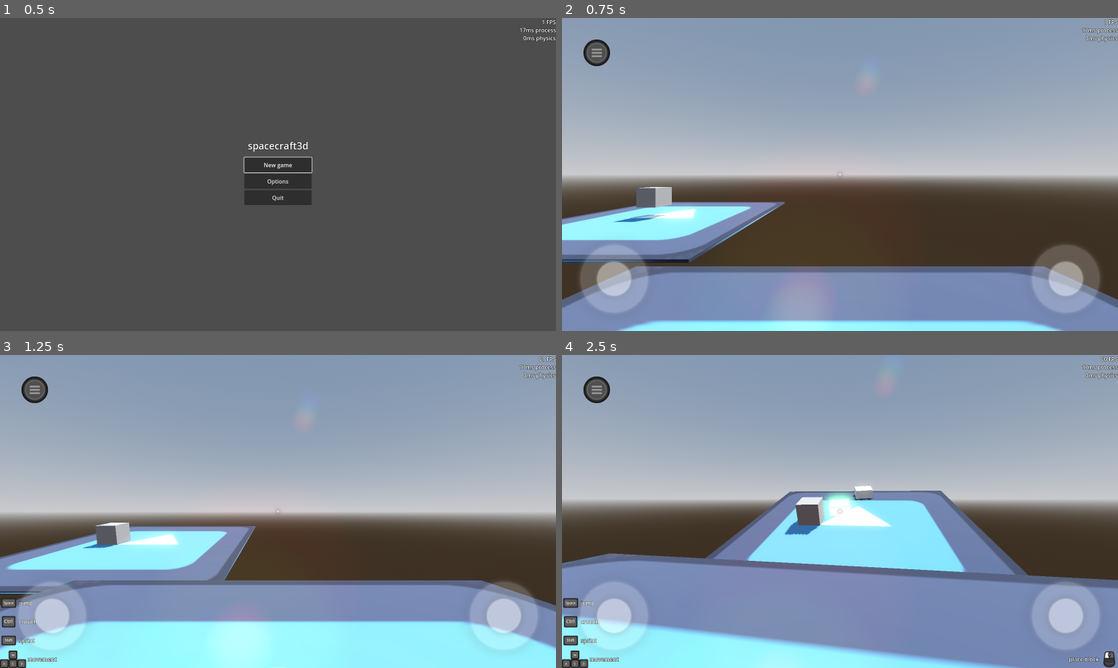
Above: before the commit, frames 1-4 (two rows, left to right).
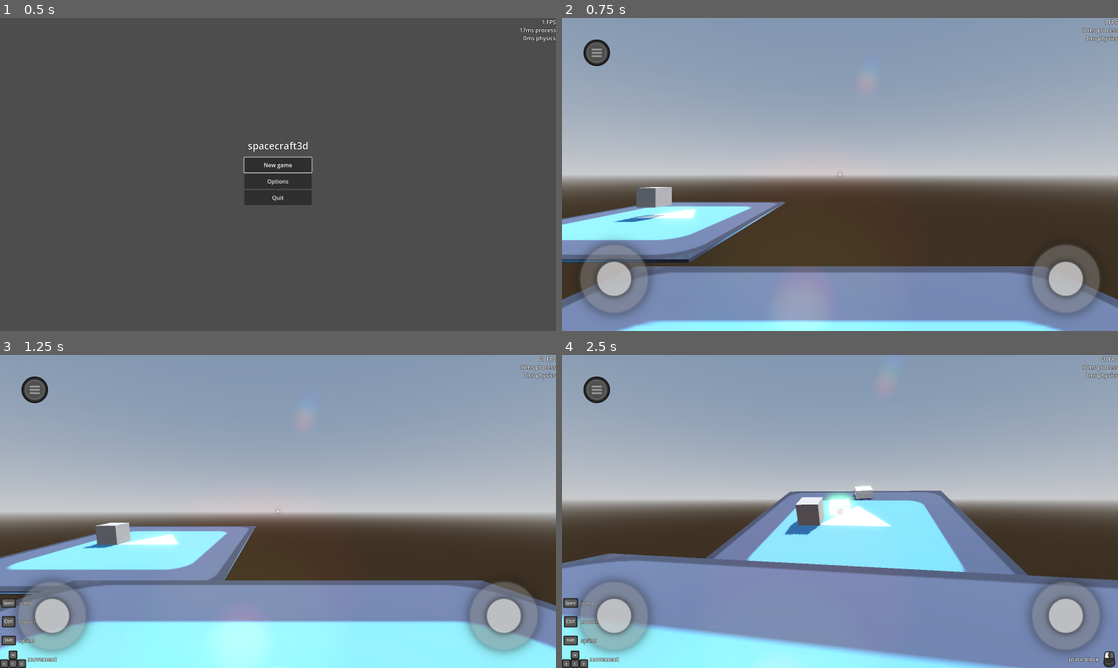
Above: after the commit, the same moments.

Repository: matmas/spacecraft3d
Game: Godot game, scene res://menus/main_menu/main_menu.tscn
The game is run twice, just before and just after one commit, with the same random seed, the same clock (stepped at 60 frames per second) and the same inputs. The engine's default icon, where the game draws it, is replaced by a stand-in: a white triangle on a blue panel in a dark square.
Inputs (mouse positions are in pixels of both pictures, inside the frame that each line leads up to):
- Up to frame 1 (0.5 s): no input
- Up to frame 2 (0.75 s): click "New game" at 0.5 s
- Up to frame 3 (1.25 s): no input
- Up to frame 4 (2.5 s): tap Enter at 1.25 s; move the mouse to (867, 511) at 1.27 s; hold Ctrl (crouch) 1.28-2.03 s; hold W (move_forward) from 1.28 s (still down); click (867, 511) at 1.42 s; tap Space (jump) at 1.52, 2.27 s; move the mouse to (812, 511) at 2.02 s; click (812, 511) at 2.1 s

Frame 1 is identical in both runs. In frame 2, 3.2% of the frame differs, in the area x 3-97%, y 71-96%; in frame 3, 4.7%; in frame 4, 5.0%, in the area x 2-98%, y 71-96%.

Commit message:
Test one time viewports instead of shaders

Diff:
--- a/virtual_joystick/virtual_joystick.tscn
+++ b/virtual_joystick/virtual_joystick.tscn
@@ -1,19 +1,25 @@
-[gd_scene load_steps=7 format=3 uid="uid://cv5p05tu6tssn"]
+[gd_scene load_steps=9 format=3 uid="uid://cv5p05tu6tssn"]
 
 [ext_resource type="Script" path="res://virtual_joystick/virtual_joystick.gd" id="1_bqojw"]
+[ext_resource type="Texture2D" uid="uid://k5g4ps525kly" path="res://virtual_joystick/transparent1x1.png" id="3_1c1vm"]
 [ext_resource type="Shader" path="res://virtual_joystick/disc.gdshader" id="4_07rug"]
-[ext_resource type="Texture2D" uid="uid://k5g4ps525kly" path="res://virtual_joystick/transparent1x1.png" id="5_vb2dw"]
 
 [sub_resource type="CircleShape2D" id="CircleShape2D_kggmo"]
 radius = 75.0
 
-[sub_resource type="ShaderMaterial" id="ShaderMaterial_fkjyd"]
-shader = ExtResource("4_07rug")
-shader_parameter/color = Color(1, 1, 1, 0.4)
+[sub_resource type="ViewportTexture" id="ViewportTexture_t37l1"]
+viewport_path = NodePath("TextureRect/SubViewport")
 
 [sub_resource type="ShaderMaterial" id="ShaderMaterial_e50cm"]
 shader = ExtResource("4_07rug")
-shader_parameter/color = Color(1, 1, 1, 0.2)
+shader_parameter/color = Color(1, 1, 1, 0.5)
+
+[sub_resource type="ViewportTexture" id="ViewportTexture_rh2bk"]
+viewport_path = NodePath("MovablePart/TextureRect/SubViewport")
+
+[sub_resource type="ShaderMaterial" id="ShaderMaterial_fkjyd"]
+shader = ExtResource("4_07rug")
+shader_parameter/color = Color(1, 1, 1, 0.8)
 
 [node name="VirtualJoystick" type="Control"]
 custom_minimum_size = Vector2(200, 200)
@@ -27,6 +33,26 @@
 action_down = &"move_backward"
 action_left = &"move_left"
 action_right = &"move_right"
+
+[node name="TextureRect" type="TextureRect" parent="."]
+layout_mode = 0
+offset_left = -50.0
+offset_top = -50.0
+offset_right = 250.0
+offset_bottom = 250.0
+texture = SubResource("ViewportTexture_t37l1")
+
+[node name="SubViewport" type="SubViewport" parent="TextureRect"]
+disable_3d = true
+transparent_bg = true
+size = Vector2i(300, 300)
+render_target_update_mode = 1
+
+[node name="Base" type="Sprite2D" parent="TextureRect/SubViewport"]
+material = SubResource("ShaderMaterial_e50cm")
+position = Vector2(150, 150)
+scale = Vector2(300, 300)
+texture = ExtResource("3_1c1vm")
 
 [node name="MovablePart" type="Control" parent="."]
 custom_minimum_size = Vector2(100, 100)
@@ -43,14 +69,22 @@
 grow_horizontal = 2
 grow_vertical = 2
 
-[node name="Tip" type="Sprite2D" parent="MovablePart"]
+[node name="TextureRect" type="TextureRect" parent="MovablePart"]
+layout_mode = 0
+offset_left = -25.0
+offset_top = -25.0
+offset_right = 125.0
+offset_bottom = 125.0
+texture = SubResource("ViewportTexture_rh2bk")
+
+[node name="SubViewport" type="SubViewport" parent="MovablePart/TextureRect"]
+disable_3d = true
+transparent_bg = true
+size = Vector2i(150, 150)
+render_target_update_mode = 1
+
+[node name="Tip" type="Sprite2D" parent="MovablePart/TextureRect/SubViewport"]
 material = SubResource("ShaderMaterial_fkjyd")
-position = Vector2(50, 50)
+position = Vector2(75, 75)
 scale = Vector2(150, 150)
-texture = ExtResource("5_vb2dw")
-
-[node name="Base" type="Sprite2D" parent="."]
-material = SubResource("ShaderMaterial_e50cm")
-position = Vector2(100, 100)
-scale = Vector2(300, 300)
-texture = ExtResource("5_vb2dw")
+texture = ExtResource("3_1c1vm")
